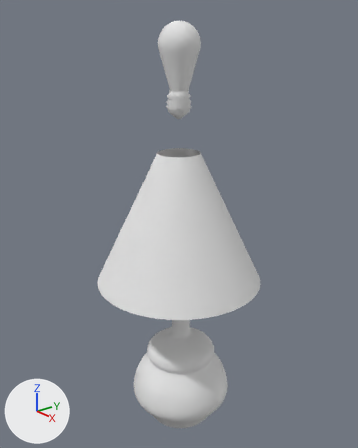
The Blender file working/subahu/Lamp/Lamp.blend as it was, and as the next commit left it.
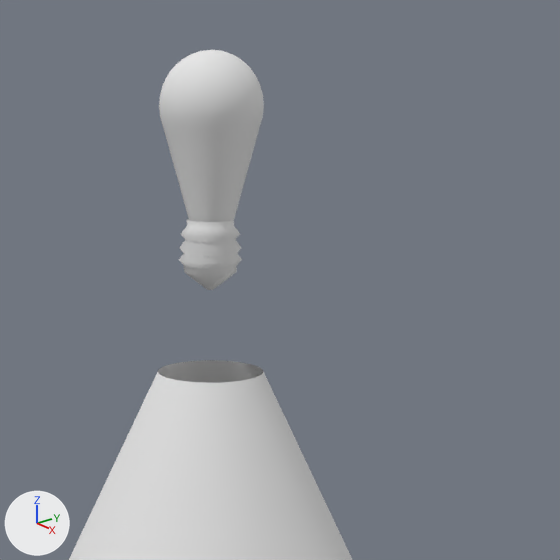
Each version appears first whole from a camera (50 mm lens) standing at (1.62, -1.91, 2.74) and looking at (-1.03, 0.18, 1.5), and next in a close-up on the part from 26% to 90% of the width and 0% to 51% of the height. Arrows for +X, +Y and +Z are at lower left; the lights stay in place.

Script lines for the objects in view, before the commit:
```python
me_circle_002 = bpy.data.meshes.new('Circle.002')
me_circle_002.from_pydata(...)  # 64 vertices, 32 faces; spans x -1.0..1.0, y -1.0..1.0, z 0.0..1.56
me_circle_002.polygons.foreach_set('use_smooth', [True] * 32)
me_circle_002.materials.append(mat_material)  # white #e7e7e7
me_circle_003 = bpy.data.meshes.new('Circle.003')
me_circle_003.from_pydata(...)  # 673 vertices, 640 faces; spans x -1.92..1.92, y -1.97..1.87, z -8.53..0.0
me_circle_003.polygons.foreach_set('use_smooth', [True] * 640)
me_circle_003.materials.append(mat_material_001)  # white #e7e7e7
ob_bulb = bpy.data.objects.new('Bulb', me_circle_003)
ob_bulb.parent = ob_lamp_bottom
ob_bulb.matrix_parent_inverse = Matrix(((1.326, 0.0, 0.0, -0.257), (0.0, 1.326, 0.0, 0.14), (0.0, 0.0, 1.326, 0.158), (0.0, 0.0, 0.0, 1.0)))
ob_bulb.location = (-0.0758, 0.149, 2.258)
ob_bulb.scale = (-0.0708, -0.0708, -0.0708)
ob_lamp_top = bpy.data.objects.new('Lamp top', me_circle_002)
ob_lamp_top.parent = ob_lamp_bottom
ob_lamp_top.matrix_parent_inverse = Matrix(((1.326, 0.0, 0.0, -0.257), (0.0, 1.326, 0.0, 0.14), (0.0, 0.0, 1.326, 0.158), (0.0, 0.0, 0.0, 1.0)))
ob_lamp_top.location = (-0.0726, 0.147, 1.095)
ob_lamp_top.scale = (0.602, 0.602, 0.602)
_m = ob_lamp_top.modifiers.new('Subsurf', 'SUBSURF')
_m.levels = 3
_m.render_levels = 3
```
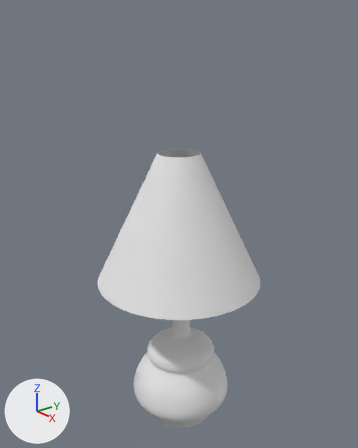
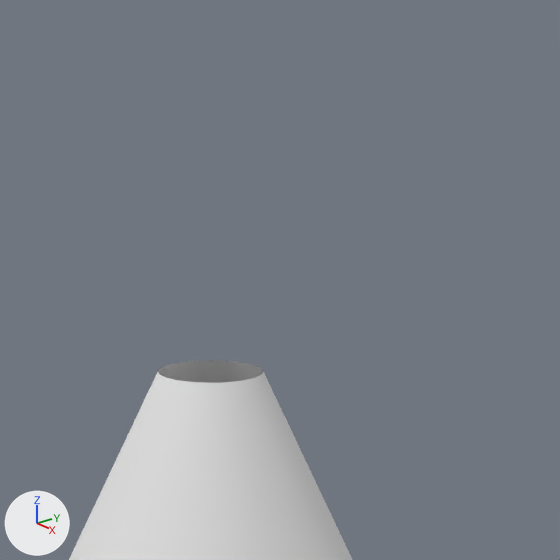
The change in detail:
Object 'Bulb' (ob_bulb) moves from (-0.0758, 0.149, 2.258) to (-0.0758, 0.149, 1.048).

Location of each change, [x1, y1, x2, y2] in pixels of the close-ups (560 x 560 px):
'Bulb', moved (not visible afterwards)
    before: [159, 50, 264, 290]
